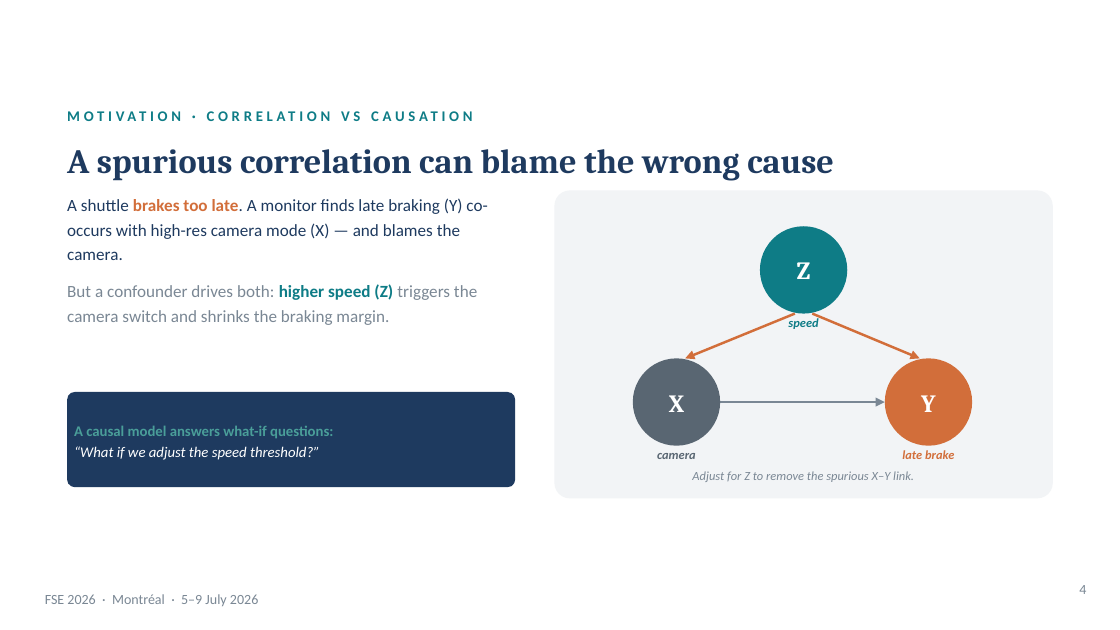
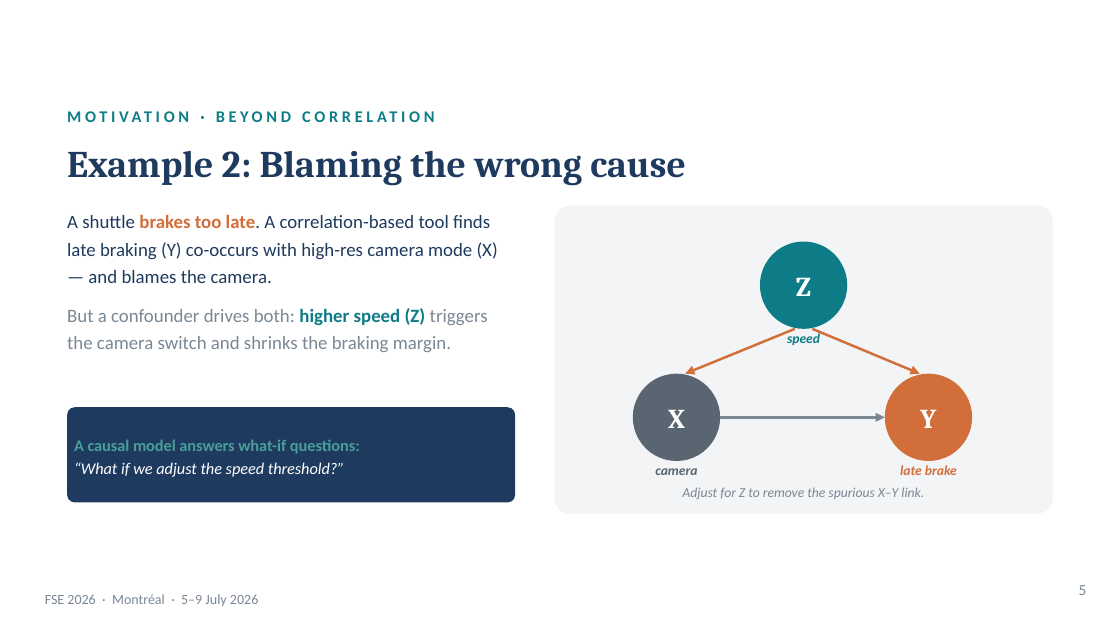
Before and after one commit to martinheyn/CI4SE_Tutorial, a slide deck: slide 5 of slides/Part 1 Causal Modelling_intro_testing_RCA.pptx (slide 4 before the commit). Drawn at 1120x630 pixels with LibreOffice and Linux fonts; fonts in the diff are those of the drawing; background and template pictures are left out. Boxes give left, top, right and bottom in pixels: in the first picture for what was removed or moved away, otherwise in the second. Text is boxed around its words. In the diff, an @@ line names an element or a change of style, - is before the commit and + after.

```diff
--- a/slides/Part 1 Causal Modelling_intro_testing_RCA.pptx
+++ b/slides/Part 1 Causal Modelling_intro_testing_RCA.pptx
@@ text at [67, 106, 1053, 127]: text changed; size 9.5 to 10.4 pt @@
-MOTIVATION · CORRELATION VS CAUSATION
+MOTIVATION · BEYOND CORRELATION
@@ text at [67, 150, 686, 186]: text changed; size 22 to 24.2 pt @@
-A spurious correlation can blame the wrong cause
+Example 2: Blaming the wrong cause
@@ text "A shuttle brakes too late. ...": place and size @@
-text "A shuttle brakes too late. ..." at [67, 198, 487, 325]
+text "A shuttle brakes too late. ..." at [67, 214, 498, 352]
@@ text at [67, 214, 498, 283]: text changed; size 11 to 12.1 pt @@
-A shuttle brakes too late. A monitor finds late braking (Y) co-occurs with high-res camera mode (X) — and blames the camera.
+A shuttle brakes too late. A correlation-based tool finds late braking (Y) co-occurs with high-res camera mode (X) — and blames the camera.
@@ size 16 to 17.6 pt in 3 elements at [633, 374, 720, 461], [885, 374, 972, 461], [760, 242, 848, 329] @@
@@ text at [67, 308, 488, 352]: size 11 to 12.1 pt in "But a confounder drives both: higher speed ..." @@
@@ 4 texts, 3 ellipses, 3 arrows, 2 rounded rectangles: place and size @@
-4 texts, 3 ellipses, 3 arrows, 2 rounded rectangles at [67, 190, 1053, 498]
+4 texts, 3 ellipses, 3 arrows, 2 rounded rectangles at [67, 206, 1053, 514]
@@ rounded rectangle "A causal model answers what-if ..." at [67, 408, 515, 503]: size 9.5 to 10.4 pt @@
@@ size 8 to 8.8 pt in 4 elements at [655, 468, 697, 475], [787, 332, 820, 345], [900, 465, 957, 475], [682, 487, 924, 499] @@
@@ text at [1079, 585, 1087, 595]: text changed; size 9 to 9.9 pt @@
-4
+5
```
Also in this commit, not shown: 18 other slides changed, 5 slides added, 12 slides removed, 2 other files.
